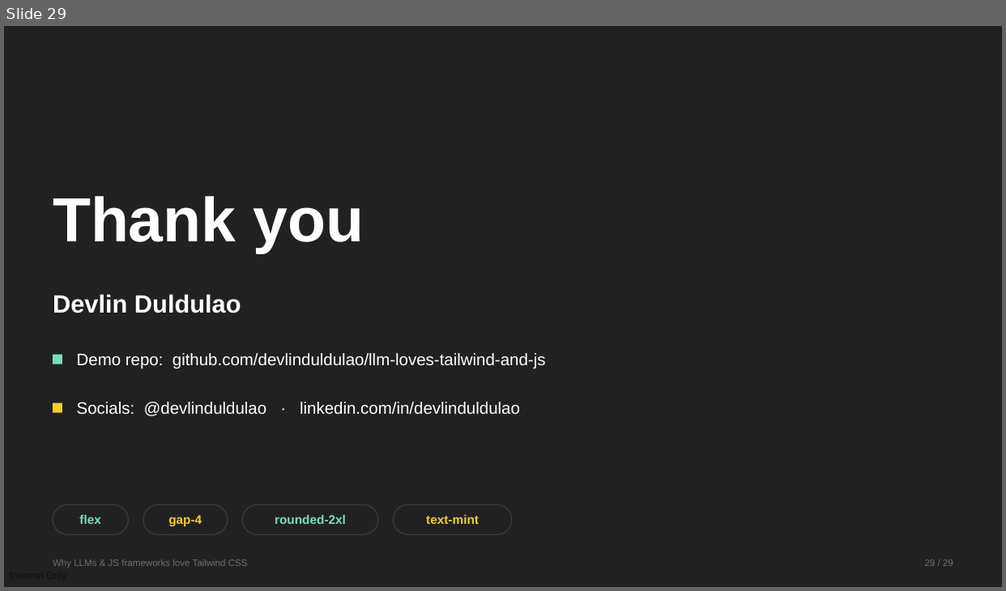
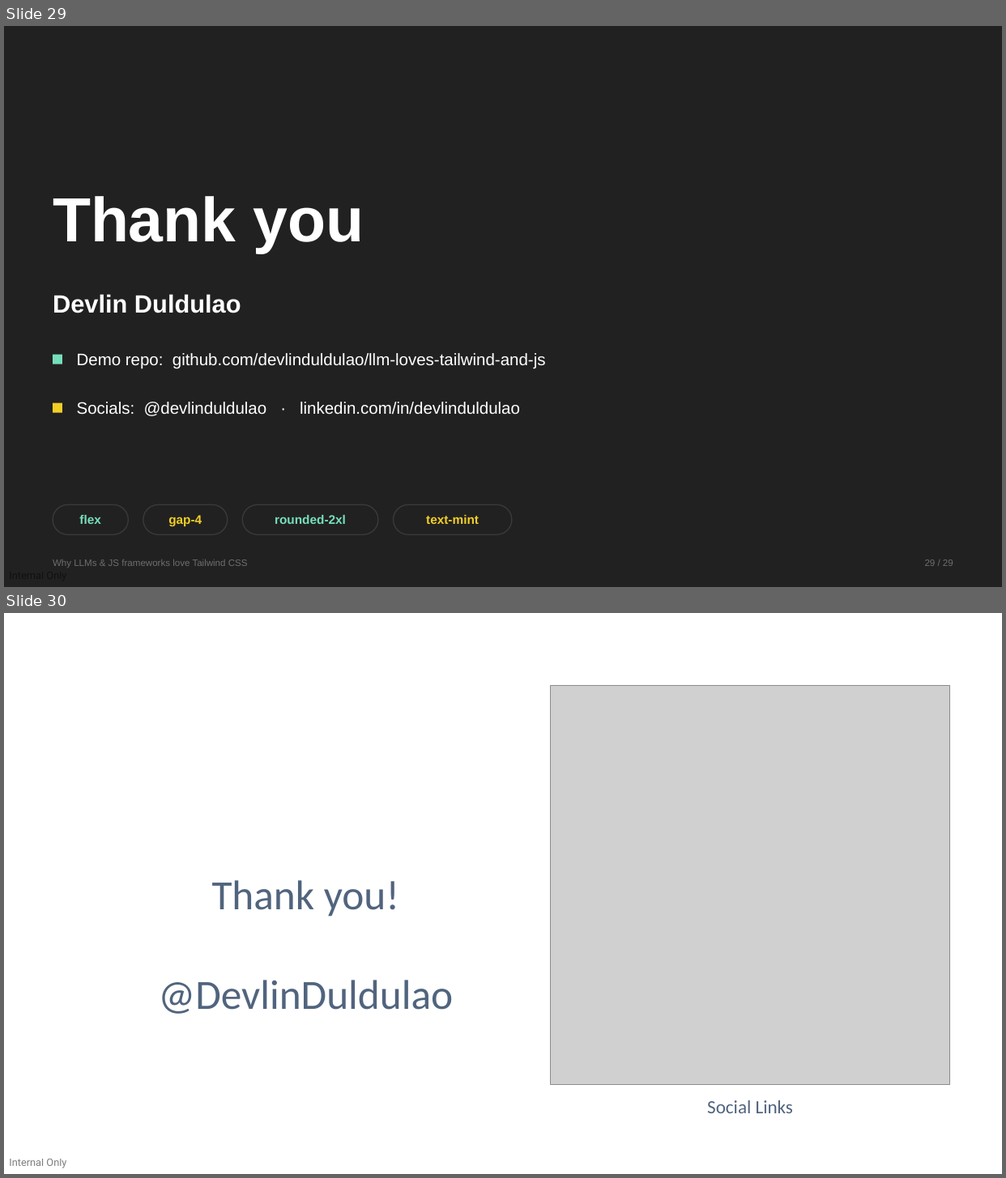
Before and after one commit to devlinduldulao/llm-loves-tailwind-and-js, a slide deck: why-llms-love-tailwind.pptx. Shown one above the other, each under a label of ours: slide 29 before the commit, slides 29 and 30 after it. The pictures are 1006x591 and 1006x1178 pixels, drawn with LibreOffice and Linux fonts; fonts in the diff are those of the drawing; grey boxes stand for pictures. Boxes give left, top, right and bottom in pixels: in the first picture for what was removed or moved away, otherwise in the second. Text is boxed around its words. In the diff, an @@ line names an element or a change of style, - is before the commit and + after.

```diff
--- a/why-llms-love-tailwind.pptx
+++ b/why-llms-love-tailwind.pptx
@@ slide 30 added at bbox=[4, 613, 1002, 1174], background #FFFFFF @@
@@ picture added at bbox=[551, 686, 949, 1084] @@
@@ text added at bbox=[158, 880, 453, 1014], 40 pt, text #51647E @@
+Thank you!
+@DevlinDuldulao
@@ text added at bbox=[707, 1101, 793, 1114], 18 pt, text #51647E @@
+Social Links
@@ text added at bbox=[9, 1159, 66, 1169], 10 pt, text #000000 at 50% opacity @@
+Internal Only
```
Also in this commit, not shown: 23 slides changed, 1 other file.
